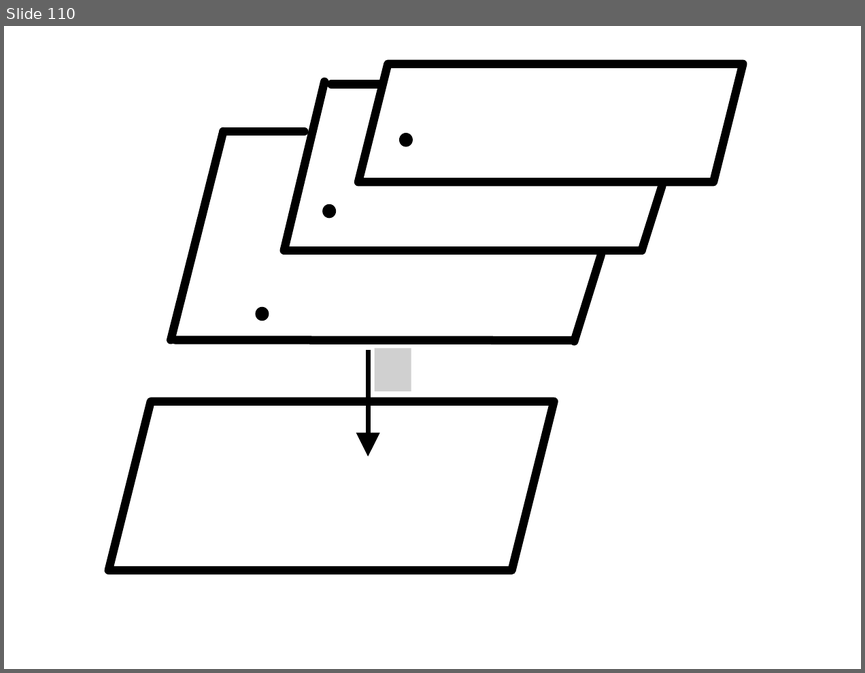
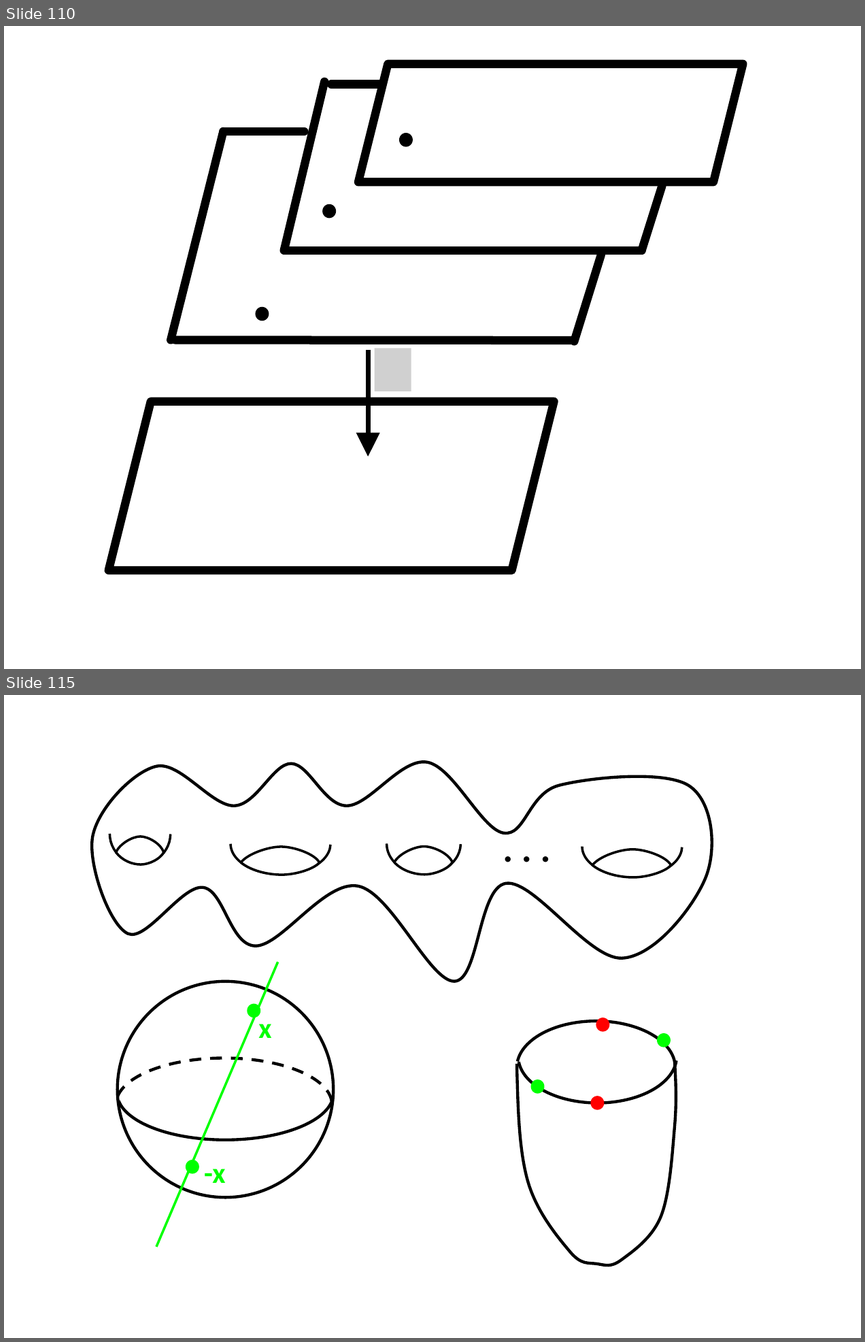
Before and after one commit to lutteropp/GeoTopo, a slide deck: images/Bilder.pptx. Shown one above the other, each under a label of ours: slide 110 before the commit, slides 110 and 115 after it; the slides between them are not shown. The pictures are 865x673 and 865x1342 pixels, drawn with LibreOffice and Linux fonts; fonts in the diff are those of the drawing; grey boxes stand for pictures. Boxes give left, top, right and bottom in pixels: in the first picture for what was removed or moved away, otherwise in the second. Text is boxed around its words. In the diff, an @@ line names an element or a change of style, - is before the commit and + after.

```diff
--- a/images/Bilder.pptx
+++ b/images/Bilder.pptx
@@ slide 115 added at [4,695,861,1338], background #FFFFFF @@
@@ freeform shape added at [92,762,712,981], outline #000000 2.5 pt @@
@@ arc (boxed as its full ellipse) added at [109,803,170,864], outline #000000 2 pt @@
@@ arc (boxed as its full ellipse) added at [230,813,330,874], outline #000000 2 pt @@
@@ arc (boxed as its full ellipse) added at [387,813,461,874], outline #000000 2 pt @@
@@ arc (boxed as its full ellipse) added at [582,816,683,877], outline #000000 2 pt @@
@@ freeform shape added at [116,836,164,864], fill #FFFFFF, outline #000000 2 pt @@
@@ text added at [494,820,570,875], 32 pt, text #000000, bold @@
+. . .
@@ freeform shape added at [241,847,320,875], fill #FFFFFF, outline #000000 2 pt @@
@@ freeform shape added at [394,847,452,875], fill #FFFFFF, outline #000000 2 pt @@
@@ freeform shape added at [593,849,672,877], fill #FFFFFF, outline #000000 2 pt @@
@@ line added from (278, 962) to (156, 1246), #00FF00 2 pt @@
@@ ellipse added at [117,981,333,1197], outline #000000 2.5 pt @@
@@ ellipse added at [247,1004,261,1017], fill #00FF00 @@
@@ text added at [258,1014,271,1038], 24 pt, text #00FF00, bold @@
+x
@@ arc (boxed as its full ellipse) added at [516,1021,675,1113], outline #000000 2.5 pt @@
@@ arc (boxed as its full ellipse) added at [518,1011,677,1103], outline #000000 2.5 pt @@
@@ ellipse added at [596,1017,610,1031], fill #FF0000 @@
@@ ellipse added at [657,1034,670,1047], fill #00FF00 @@
@@ arc (boxed as its full ellipse) added at [116,1057,332,1150], outline #000000 2.5 pt dashed @@
@@ arc (boxed as its full ellipse) added at [117,1047,333,1140], outline #000000 2.5 pt @@
@@ freeform shape added at [516,1061,676,1265], outline #000000 2.5 pt @@
@@ ellipse added at [531,1080,545,1093], fill #00FF00 @@
@@ ellipse added at [590,1096,604,1110], fill #FF0000 @@
@@ ellipse added at [186,1159,199,1173], fill #00FF00 @@
@@ text added at [204,1168,225,1183], 24 pt, text #00FF00, bold @@
+-x
```
Also in this commit, not shown: 3 slides changed, 9 other slides added, 23 other files.
